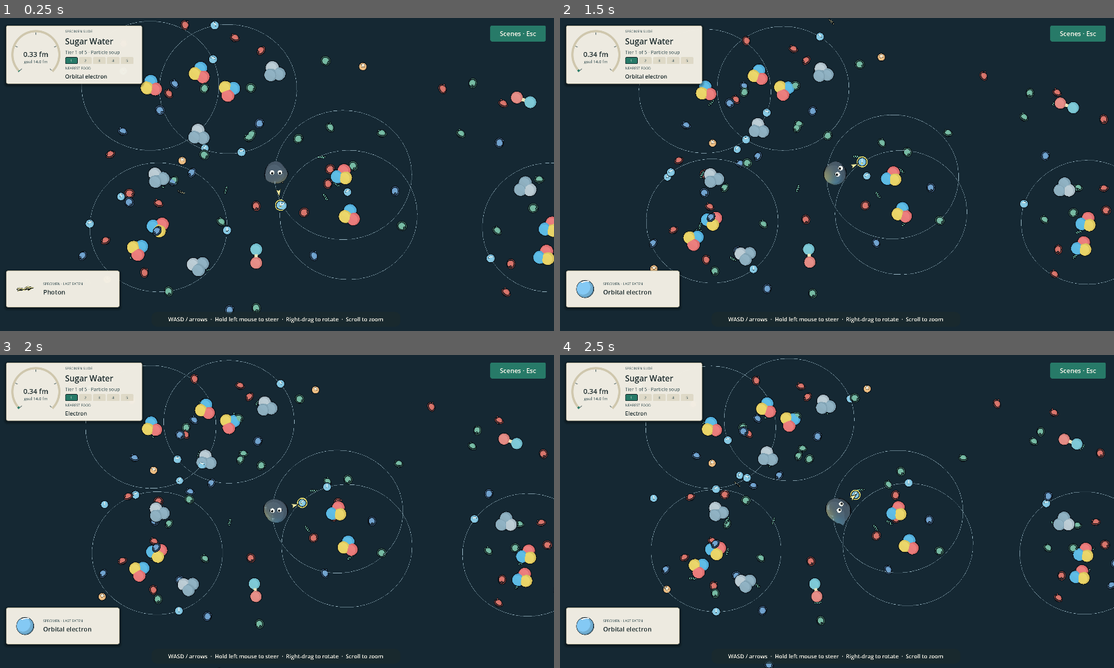
Above: before the commit, frames 1-4 (two rows, left to right).
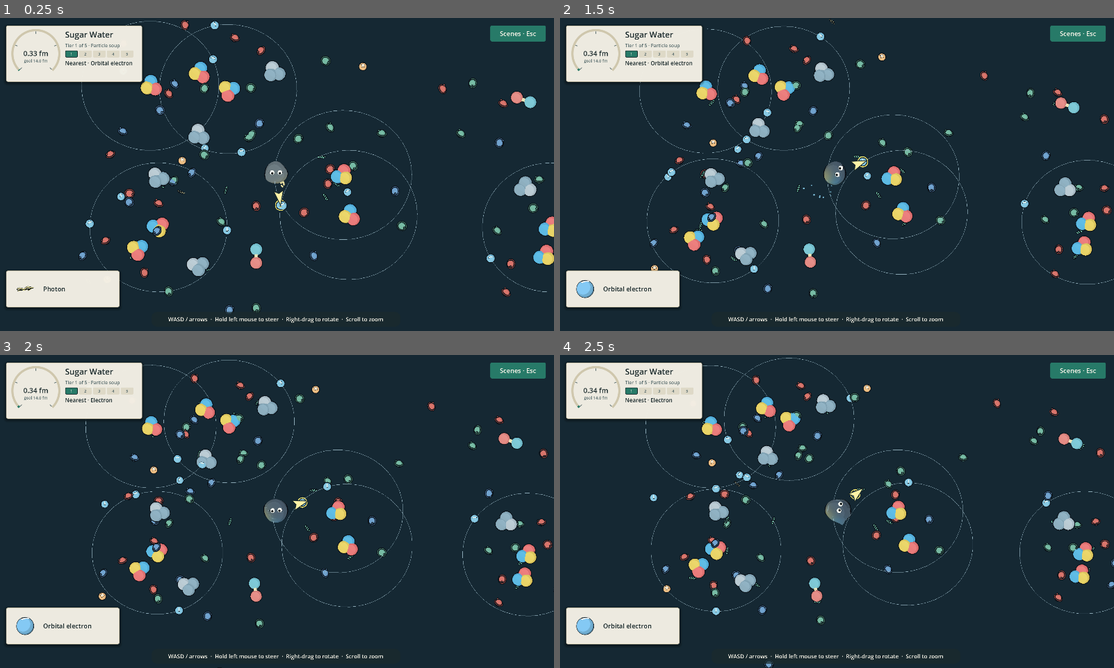
Above: after the commit, the same moments.

Repository: armantark/gray-goo
Game: Godot game, scene res://main.tscn
Two runs of this game, one before a commit and one after it. Both use one fixed random seed, a clock stepped at 60 frames per second and the inputs below.
Inputs (mouse positions are in pixels of both pictures, inside the frame that each line leads up to):
- Up to frame 1 (0.25 s): no input
- Up to frame 2 (1.5 s): move the mouse to (958, 158) at 0.52 s; hold D (move_right) 0.53-1.25 s; click (958, 158) at 0.67 s; drag from (726, 190) to (809, 237) at 1.27 s
- Up to frame 3 (2 s): no input
- Up to frame 4 (2.5 s): move the mouse to (892, 442) at 2.02 s; hold D (move_right) from 2.03 s (still down)

The runs differ from the first frame. In frame 1, 1.5% of the frame differs, in the area x 1-98%, y 3-93%; in frame 2, 3.8%, in the area x 1-100%, y 0-90%; in frame 3, 3.1%; in frame 4, 3.5%.

Commit message:
Make big meals feel big and newly edible food announce itself
Every meal looked and sounded the same, the meal burst never rendered at all, food that the goo grew past gave no sign that it could now be eaten, and the arrow gave no hint of which target was worth the trip. The HUD also carried decorative all-caps eyebrow labels.

Each meal now scales its bite sound (louder, lower), a goo pulse (swell and brightening), its burst, and its pull-in time by the meal's share of the goo's volume on a log scale. The burst renders again: a one-shot CPUParticles3D with explosiveness exactly 1.0 emits nothing in Godot 4.7.2, and its droplets now spray out of the bite at goo scale. Objects that change from blocked to edible hop and flash once, and all objects crossed on the same frame share one flash, so one big meal lights up a whole class of food. GameWorld keeps foods sorted by footprint and advances a cursor as the goo grows, so this never scans all foods. The arrow grows with its target's reward between its old size and 2.4 times that. The eyebrow labels are gone; the nearest target reads "Nearest · name".

Diff:
--- /dev/null
+++ b/scripts/capture_eat_feel.gd
@@ -0,0 +1,88 @@
+extends SceneTree
+
+# Captures the eat-moment evidence in a native window: a small and a large arrow, frame series
+# of a small and a large meal, and a ring of objects that signal together when one meal grows
+# the goo past their size. Fixtures are ordinary foods placed beside the idle goo in Tide Pool.
+# Output: --output=<dir>. Run muted with --audio-driver Dummy.
+
+var _output := "res://builds/eat-feel/frames"
+var _game: Node3D
+
+func _initialize() -> void:
+	call_deferred("_run")
+
+func _run() -> void:
+	for arg in OS.get_cmdline_user_args():
+		if arg.begins_with("--output="):
+			_output = arg.trim_prefix("--output=")
+	DirAccess.make_dir_recursive_absolute(_output)
+	_game = load("res://main.tscn").instantiate()
+	root.add_child(_game)
+	current_scene = _game
+	_game.start_level(1)
+	await create_timer(2.0).timeout
+	var down: Vector3 = _game.rig.camera.global_basis.y * -1.0
+	down.y = 0.0
+	down = down.normalized()
+	var right: Vector3 = _game.rig.camera.global_basis.x
+	right.y = 0.0
+	right = right.normalized()
+
+	# The arrow follows the real nearest target, which lends it a speck's and then a feast's volume.
+	var target: Food = _game._highlighted_target
+	var own_volume := target.volume
+	for arrow in [["small", _game._volume * 0.002], ["large", _game._volume * 0.3]]:
+		target.volume = arrow[1]
+		await create_timer(1.0).timeout
+		print("ARROW ", arrow[0], " target=", _game._highlighted_target.title, " reward=", _game._reward(target.remaining_volume()), " scale=", _game.hud.pointer.scale_factor)
+		await _shot("arrow-%s" % arrow[0], false)
+	target.volume = own_volume
+
+	for meal in [["small", "plankton", 0.35, 0.003], ["large", "sea_star", 0.95, 0.3]]:
+		await create_timer(1.5).timeout
+		var size: float = _game.goo.radius * float(meal[2])
+		var food := _fixture(meal[1], right * (2.1 + float(meal[2]) * 0.5), float(meal[2]), float(meal[3]), "Meal " + meal[0])
+		print("MEAL ", meal[0], " reward=", _game._reward(_game._volume * float(meal[3])), " size=", size)
+		Input.action_press("move_right")
+		while food.active:
+			await physics_frame
+		Input.action_release("move_right")
+		await _series("meal-%s" % meal[0], [0.03, 0.07, 0.12, 0.2, 0.3, 0.45])
+
+	await create_timer(2.0).timeout
+	var reach: float = _game.goo.radius * GameWorld.EAT_MARGIN
+	var ring: Array[Food] = []
+	for index in 7:
+		var angle := PI * 0.15 + index * PI * 0.28
+		var at: Vector3 = (right * cos(angle) - down * sin(angle)) * _game.goo.radius * 4.2
+		ring.append(_fixture("sea_star", at / _game.goo.radius, reach * 1.05 / _game.goo.radius, 0.02, "Ring"))
+	await create_timer(0.8).timeout
+	# One meal worth 40% of the goo lifts its radius about 12%, past the ring's 5% margin.
+	_fixture("rock", down * 1.3, 0.5, 0.4, "Growth meal")
+	print("SIGNAL ring_radius=", ring[0].radius, " goo=", _game.goo.radius)
+	await _series("signal", [0.1, 0.25, 0.4, 0.55, 0.7, 0.85, 1.0, 1.3], 1.0)
+	print("SIGNAL after goo=", _game.goo.radius, " edible=", ring.filter(func(food): return _game.world.is_edible(food, _game.goo.radius)).size())
+	print("EAT_FEEL_CAPTURE_DONE")
+	_game._shutdown()
+
+# Places a food beside the goo; offset and size are in goo radii, volume is a share of the goo.
+func _fixture(kind: String, offset: Vector3, size: float, share: float, label: String) -> Food:
+	var at: Vector3 = _game.goo.global_position + offset * _game.goo.radius
+	return _game.world._add_food(kind, Vector2(at.x, at.z), _game.goo.radius * size, _game._volume * share, label)
+
+func _series(name: String, times: Array, crop_scale: float = 0.6) -> void:
+	var start := Time.get_ticks_msec()
+	for index in times.size():
+		while Time.get_ticks_msec() - start < float(times[index]) * 1000.0:
+			await process_frame
+		await _shot("%s-%d-%03dms" % [name, index, Time.get_ticks_msec() - start], true, crop_scale)
+
+func _shot(name: String, crop: bool, crop_scale: float = 0.6) -> void:
+	await RenderingServer.frame_post_draw
+	var image := root.get_texture().get_image()
+	if crop:
+		var side := int(image.get_height() * crop_scale)
+		var center: Vector2 = _game.rig.camera.unproject_position(_game.goo.global_position)
+		var corner := (center - Vector2(side, side) * 0.5).clamp(Vector2.ZERO, Vector2(image.get_width() - side, image.get_height() - side))
+		image = image.get_region(Rect2i(Vector2i(corner), Vector2i(side, side)))
+	image.save_png(_output.path_join(name + ".png"))
--- a/src/food.gd
+++ b/src/food.gd
@@ -24,6 +24,7 @@
 var drift := Vector3.ZERO
 var _meal_target: Node3D
 var _meal_age := 0.0
+var _meal_seconds := 0.34
 var _meal_start := Vector3.ZERO
 var _meal_scale := Vector3.ONE
 var _sway_phase := 0.0
@@ -94,6 +95,16 @@
 		if is_instance_valid(part):
 			part.set_highlighted(enabled)
 
+# A hop and a flash when the goo grows past this object's size. The flash material is shared
+# by every object that crosses on the same frame, so they fade together.
+func signal_edible(flash: Material) -> void:
+	_highlight_visual(visual, flash)
+	var rest := visual.scale
+	var tween := visual.create_tween()
+	tween.tween_property(visual, "scale", rest * 1.35, 0.09).set_trans(Tween.TRANS_QUAD).set_ease(Tween.EASE_OUT)
+	tween.tween_property(visual, "scale", rest, 0.4).set_trans(Tween.TRANS_ELASTIC).set_ease(Tween.EASE_OUT)
+	tween.tween_callback(func(): _highlight_visual(visual, _target_outline if _highlighted else null))
+
 func _highlight_visual(node: Node, material: Material) -> void:
 	if node is MeshInstance3D:
 		node.material_overlay = material
@@ -139,7 +150,7 @@
 func center() -> Vector3:
 	return global_position + Vector3.UP * height * 0.4
 
-func consume(target: Node3D) -> void:
+func consume(target: Node3D, seconds: float = 0.34) -> void:
 	set_highlighted(false)
 	active = false
 	freeze = true
@@ -149,13 +160,14 @@
 	if is_instance_valid(parent_food):
 		parent_food.part_consumed.emit(self)
 	_meal_target = target
+	_meal_seconds = seconds
 	_meal_start = global_position
 	_meal_scale = scale
 	set_physics_process(true)
 	if model_name == "board":
 		_snap_board()
 	if is_instance_valid(parent_food) and parent_food.active and parent_food.collect_when_empty and parent_food._last_visible_part(self):
-		parent_food.consume(target)
+		parent_food.consume(target, seconds)
 
 func _disable_parts() -> void:
 	for part in parts:
@@ -185,7 +197,7 @@
 func _physics_process(delta: float) -> void:
 	if is_instance_valid(_meal_target):
 		_meal_age += delta
-		var progress := clampf(_meal_age / 0.34, 0.0, 1.0)
+		var progress := clampf(_meal_age / _meal_seconds, 0.0, 1.0)
 		global_position = _meal_start.lerp(_meal_target.global_position, progress * progress)
 		if progress >= 1.0:
 			# Scene graphs keep part references for damage and motion until the level ends.
--- a/src/game.gd
+++ b/src/game.gd
@@ -8,6 +8,10 @@
 ]
 
 const BODY_LENGTHS_PER_SECOND := 4.0
+# Meal feedback and the arrow read a reward as its share of the goo's volume on a log scale,
+# from a speck worth SMALL_MEAL of the goo to a feast worth BIG_MEAL or more.
+const SMALL_MEAL := 0.002
+const BIG_MEAL := 0.25
 var world: GameWorld
 var goo: GooBody
 var rig: GooCamera
@@ -21,6 +25,7 @@
 var _win_sound: AudioStreamPlayer
 var _music: AudioStreamPlayer
 var _last_sound := 0
+var _last_sound_reward := 0.0
 var _frame_times := PackedFloat64Array()
 var _record_performance := false
 var _last_frame_usec := 0
@@ -136,6 +141,7 @@
 	if not is_instance_valid(world):
 		return
 	world.player_radius = goo.radius
+	_signal_newly_edible()
 	# Speed is a constant number of body lengths per second, so a speck and a giant feel the same.
 	goo.set_drive(rig.movement_direction(), BODY_LENGTHS_PER_SECOND * goo.radius * 2.0 * hud.movement_speed)
 	_consume_foods()
@@ -156,6 +162,22 @@
 	for food in meals:
 		if food.active:
 			_eat(food)
+
+func _signal_newly_edible() -> void:
+	var grown := world.newly_edible(goo.radius)
+	if grown.is_empty():
+		return
+	var flash := StandardMaterial3D.new()
+	flash.shading_mode = BaseMaterial3D.SHADING_MODE_UNSHADED
+	flash.transparency = BaseMaterial3D.TRANSPARENCY_ALPHA
+	flash.blend_mode = BaseMaterial3D.BLEND_MODE_ADD
+	flash.albedo_color = Color(1.0, 0.93, 0.62, 0.85)
+	create_tween().tween_property(flash, "albedo_color:a", 0.0, 0.5).set_ease(Tween.EASE_IN)
+	for food in grown:
+		food.signal_edible(flash)
+
+func _reward(portion: float) -> float:
+	return clampf(log(portion / (_volume * SMALL_MEAL)) / log(BIG_MEAL / SMALL_MEAL), 0.0, 1.0)
 
 func _consume_pools(delta: float) -> void:
 	for pool in world.pools:
@@ -187,16 +209,22 @@
 
 func _eat(food: Food) -> void:
 	var portion := food.remaining_volume()
+	var reward := _reward(portion)
 	var color := food.meal_color()
 	var point := food.center()
 	hud.show_meal(food.title, food.model_name, color)
-	food.consume(goo)
+	food.consume(goo, lerpf(0.3, 0.55, reward))
 	_add_growth(portion, color, point)
-	_bite_particles(point, color, clampf(portion / _volume, 0.02, 1.0))
-	if Time.get_ticks_msec() - _last_sound > 65:
-		_bite_sound.pitch_scale = clampf(1.3 - food.radius * 0.12 + randf_range(-0.1, 0.1), 0.55, 1.4)
+	goo.pulse(reward)
+	_bite_particles(point, color, reward)
+	# Rapid small bites share one sound; a bigger bite always gets its own.
+	var now := Time.get_ticks_msec()
+	if now - _last_sound > 65 or reward > _last_sound_reward + 0.2:
+		_bite_sound.volume_db = lerpf(-19.0, -5.0, reward)
+		_bite_sound.pitch_scale = lerpf(1.35, 0.6, reward) + randf_range(-0.06, 0.06)
 		_bite_sound.play()
-		_last_sound = Time.get_ticks_msec()
+		_last_sound = now
+		_last_sound_reward = reward
 
 func _add_growth(portion: float, color: Color, point: Vector3) -> void:
 	var fraction := portion / _volume
@@ -237,38 +265,46 @@
 			_highlighted_target.set_highlighted(true)
 	var target_position := Vector3.ZERO
 	var target_name := ""
+	var target_reward := 0.0
 	if is_instance_valid(target):
 		target_position = target.center()
 		target_name = target.title
+		target_reward = _reward(target.remaining_volume())
 	else:
 		for pool in world.pools:
 			if pool.is_edible(_tier, goo.radius):
 				target_position = pool.closest_point(goo.global_position)
 				target_name = "Spacetime fabric" if _level == 3 else "Water"
+				target_reward = _reward(pool.remaining_volume)
 				break
 	if rig.mouse_steering:
 		goo.gaze_screen_position = get_viewport().get_mouse_position()
 	else:
 		goo.gaze_screen_position = rig.camera.unproject_position(target_position if not target_name.is_empty() else goo.global_position)
 	hud.update_game(pow(_volume, 1.0 / 3.0), world.config.initial_radius,
-		world.config.goal_radius, world.current_tier, rig.camera, goo.global_position, target_position, target_name)
+		world.config.goal_radius, world.current_tier, rig.camera, goo.global_position, target_position, target_name, target_reward)
 
 func _bite_particles(point: Vector3, color: Color, strength: float) -> void:
 	var particles := CPUParticles3D.new()
-	particles.amount = 8 + int(strength * 12.0)
+	# Speeds and gravity follow the goo's size, so a burst reads the same in every view.
+	particles.amount = 6 + int(strength * 30.0)
 	particles.one_shot = true
-	particles.explosiveness = 1.0
-	particles.lifetime = 0.4 + strength * 0.3
-	particles.direction = Vector3.UP
-	particles.spread = 80.0
-	particles.gravity = Vector3(0, -5, 0)
-	particles.initial_velocity_min = 0.7 + strength
-	particles.initial_velocity_max = 1.8 + strength * 2.0
+	# A one-shot CPUParticles3D with explosiveness exactly 1.0 emits nothing in Godot 4.7.2.
+	particles.explosiveness = 0.95
+	particles.lifetime = 0.35 + strength * 0.45
+	# Droplets spray out of the bite and upward, which reads from the top-down camera.
+	var outward := point - goo.global_position
+	outward.y = 0.0
+	particles.direction = (outward.normalized() + Vector3.UP).normalized()
+	particles.spread = 55.0
+	particles.gravity = Vector3(0, -6.0, 0) * goo.radius
+	particles.initial_velocity_min = goo.radius * (0.8 + strength * 1.6)
+	particles.initial_velocity_max = goo.radius * (1.8 + strength * 3.2)
 	particles.scale_amount_min = 0.5
 	particles.scale_amount_max = 1.1
 	particles.color = color
 	var droplet := SphereMesh.new()
-	droplet.radius = goo.radius * 0.055
+	droplet.radius = goo.radius * lerpf(0.05, 0.12, strength)
 	droplet.height = droplet.radius * 2.0
 	droplet.radial_segments = 8
 	droplet.rings = 4
--- a/src/goo_body.gd
+++ b/src/goo_body.gd
@@ -135,6 +135,13 @@
 		var tug := exp((local_direction.dot(direction) - 1.0) / 0.085)
 		_previous[i] -= direction * radius * tug * minf(amount * 32.4, 12.0) * _previous_dt
 	_update_tint()
+
+# Each meal swells the whole shell and brightens it, more for a larger share of the goo.
+func pulse(strength: float) -> void:
+	_celebration = maxf(_celebration, 0.55 * strength)
+	var swell := lerpf(1.0, 8.0, strength)
+	for i in _points.size():
+		_previous[i] -= (_points[i] - global_position) * swell * _previous_dt
 
 func celebrate() -> void:
 	_celebration = 1.0
--- a/src/goo_procedural.gd
+++ b/src/goo_procedural.gd
@@ -37,6 +37,10 @@
 	_bite_direction = (at - global_position).normalized()
 	_bite_amount = minf(0.35, sqrt(maxf(fraction, 0.0)) * 0.4)
 	_squash_speed -= minf(fraction * 3.0, 1.2)
+
+func pulse(strength: float) -> void:
+	_celebration = maxf(_celebration, 0.55 * strength)
+	_squash_speed += lerpf(0.4, 3.0, strength)
 
 func celebrate() -> void:
 	_celebration = 1.0
--- a/src/hud.gd
+++ b/src/hud.gd
@@ -44,16 +44,20 @@
 var _meal_kind := ""
 var _mono := SystemFont.new()
 
+# The arrow grows with its target's reward, so a big meal nearby is worth the detour.
 class FoodPointer extends Control:
+	const SMALLEST := 1.0
+	const LARGEST := 2.4
 	var position_on_screen := Vector2.ZERO
 	var direction := Vector2.RIGHT
 	var target_visible := false
+	var scale_factor := SMALLEST
 	func _draw() -> void:
 		if not target_visible:
 			return
 		var points := PackedVector2Array()
 		for point in [Vector2(17, 0), Vector2(-10, -9), Vector2(-5, 0), Vector2(-10, 9)]:
-			points.append(position_on_screen + point.rotated(direction.angle()))
+			points.append(position_on_screen + (point * scale_factor).rotated(direction.angle()))
 		draw_colored_polygon(points, Color("fff2a6"))
 		points.append(points[0])
 		draw_polyline(points, Color("172729"), 2.5, true)
@@ -135,21 +139,13 @@
 	column.size_flags_horizontal = Control.SIZE_EXPAND_FILL
 	column.add_theme_constant_override("separation", 6)
 	row.add_child(column)
-	_caption(column, "SPECIMEN SLIDE")
 	title_label = _label(column, "", 28)
 	tier_label = _label(column, "", 16)
 	tier_label.add_theme_color_override("font_color", INK_SOFT)
 	ladder = HBoxContainer.new()
 	ladder.add_theme_constant_override("separation", 4)
 	column.add_child(ladder)
-	_caption(column, "NEAREST FOOD")
 	target_label = _label(column, "", 19)
-
-func _caption(parent: Node, text: String) -> Label:
-	var label := _label(parent, text, 12)
-	label.add_theme_color_override("font_color", INK_SOFT)
-	label.add_theme_font_override("font", _mono)
-	return label
 
 func _build_ladder(tiers: Array) -> void:
 	for rung in _rungs:
@@ -205,7 +201,6 @@
 	text.size_flags_horizontal = Control.SIZE_EXPAND_FILL
 	text.alignment = BoxContainer.ALIGNMENT_CENTER
 	row.add_child(text)
-	_caption(text, "SPECIMEN · LAST EATEN")
 	_meal_label = _label(text, "", 22)
 	_meal_label.autowrap_mode = TextServer.AUTOWRAP_WORD_SMART
 	_meal_camera = Camera3D.new()
@@ -329,7 +324,6 @@
 	menu.offset_top = -328
 	menu.offset_bottom = 328
 	var column := _column(menu)
-	_caption(column, "SLIDE TRAY")
 	_label(column, "Gray Goo", 34)
 	for index in TITLES.size():
 		var button := _button(column, "%02d · %s" % [index + 1, TITLES[index]])
@@ -411,7 +405,7 @@
 	_hint_time = 0.0
 
 func update_game(radius: float, initial: float, goal: float, tier: int, camera: Camera3D,
-		goo_position: Vector3, target_position: Vector3, target_name: String) -> void:
+		goo_position: Vector3, target_position: Vector3, target_name: String, target_reward: float) -> void:
 	var meters_per_unit := float(_config.meters_per_unit)
 	if meters_per_unit != _meters_per_unit:
 		_meters_per_unit = meters_per_unit
@@ -424,14 +418,16 @@
 	gauge.reading = format_size(radius * 2.0 * meters_per_unit)
 	gauge.goal = "goal " + format_size(goal * 2.0 * meters_per_unit)
 	gauge.queue_redraw()
-	target_label.text = target_name if not target_name.is_empty() else "—"
+	target_label.text = "Nearest · " + (target_name if not target_name.is_empty() else "—")
 	pointer.target_visible = not target_name.is_empty() and not menu.visible
 	if pointer.target_visible:
 		var center := camera.unproject_position(goo_position)
 		var destination := camera.unproject_position(target_position)
 		pointer.direction = (destination - center).normalized()
 		var screen_radius := radius / camera.size * get_viewport().get_visible_rect().size.y
-		pointer.position_on_screen = center + pointer.direction * (screen_radius + 33.0)
+		var size := lerpf(FoodPointer.SMALLEST, FoodPointer.LARGEST, target_reward)
+		pointer.scale_factor = lerpf(pointer.scale_factor, size, 1.0 - exp(-8.0 * get_process_delta_time()))
+		pointer.position_on_screen = center + pointer.direction * (screen_radius + 16.0 + 17.0 * pointer.scale_factor)
 	pointer.queue_redraw()
 
 # Sizes from a tenth of a light year upward read in light years, as astronomy does.
--- a/src/world.gd
+++ b/src/world.gd
@@ -24,6 +24,11 @@
 var _cell_of: Dictionary = {}
 var _rebin_index := 0
 var _widest_collider := 0.0
+# Foods sorted by footprint. The goo only grows, so the foods it has grown past are a prefix,
+# and each frame's newly edible foods are found by advancing a cursor instead of a full scan.
+var _by_size: Array[Food] = []
+var _grown_past := 0
+var _reach := 0.0
 
 func build(level_index: int) -> void:
 	_level = level_index
@@ -37,6 +42,8 @@
 	_terrain(config.ground_color, config.get("visible_ground", true))
 	_layout.build(self)
 	player_radius = float(config.initial_radius)
+	_reach = player_radius * EAT_MARGIN
+	_grown_past = _size_index(_reach)
 	_walls()
 
 func get_start() -> Vector3:
@@ -109,6 +116,27 @@
 			distance = candidate
 			nearest = food
 	return nearest
+
+# Foods the goo has just grown past that it can eat now. Foods hidden at that moment never report.
+func newly_edible(goo_radius: float) -> Array[Food]:
+	var result: Array[Food] = []
+	_reach = maxf(_reach, goo_radius * EAT_MARGIN)
+	while _grown_past < _by_size.size() and _by_size[_grown_past].radius < _reach:
+		if is_edible(_by_size[_grown_past], goo_radius):
+			result.append(_by_size[_grown_past])
+		_grown_past += 1
+	return result
+
+func _size_index(size: float) -> int:
+	var low := 0
+	var high := _by_size.size()
+	while low < high:
+		var middle := (low + high) >> 1
+		if _by_size[middle].radius < size:
+			low = middle + 1
+		else:
+			high = middle
+	return low
 
 # The one edibility rule for eating, blocking, and the arrow. A container whose own body is
 # hidden, such as a disassembled nucleon, is eaten only through its visible parts.
@@ -149,6 +177,10 @@
 	food.rotation.y = _rng.randf_range(-PI, PI)
 	foods.append(food)
 	_cells.clear()
+	_by_size.insert(_size_index(food.radius), food)
+	# A food added below the reach is already edible, so it counts as grown past without a signal.
+	if food.radius < _reach:
+		_grown_past += 1
 	return food
 
 func _pool(at: Vector3, extent: Vector2, color: Color, volume: float, threshold: float = 0.0, fabric: bool = false) -> LocalPool:
Not shown, changed: memory-bank/papercuts.md
